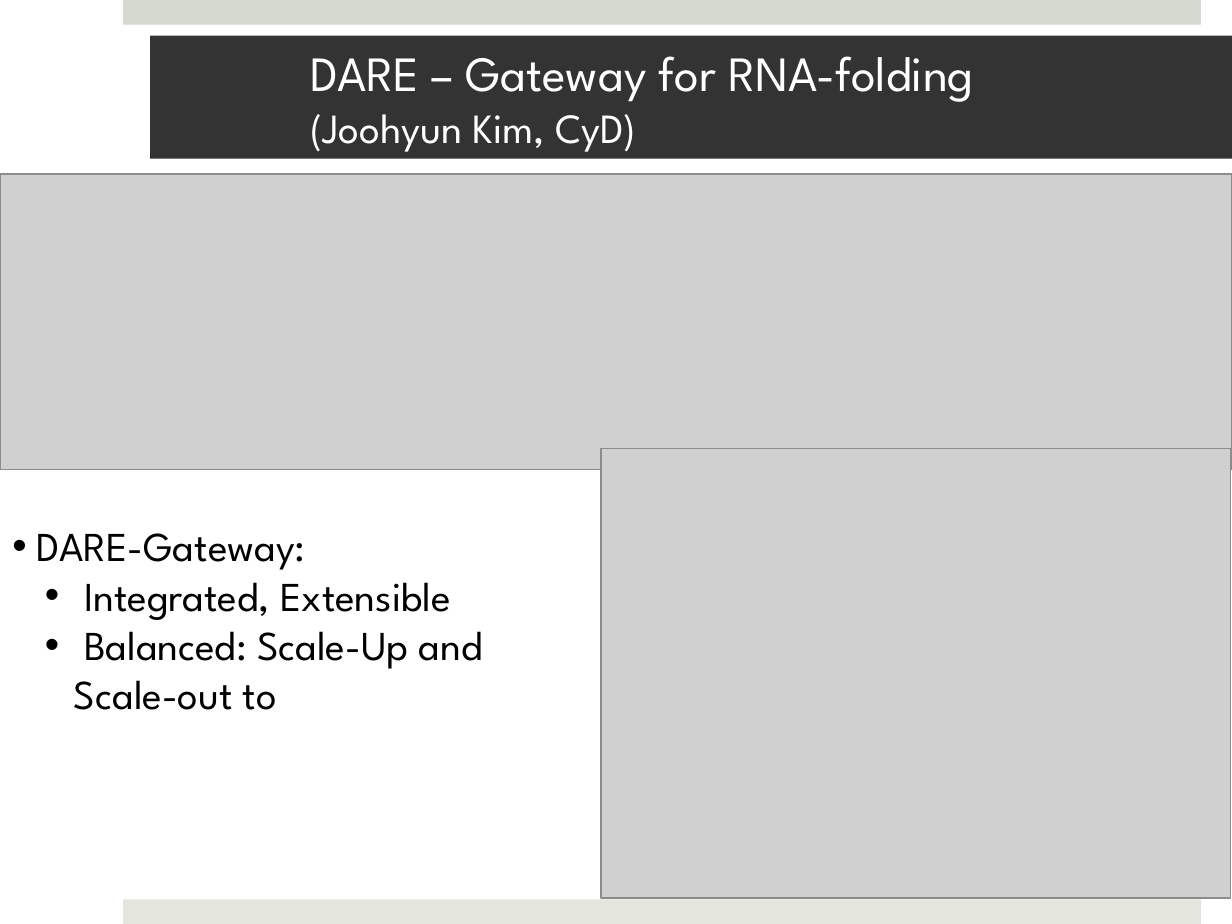
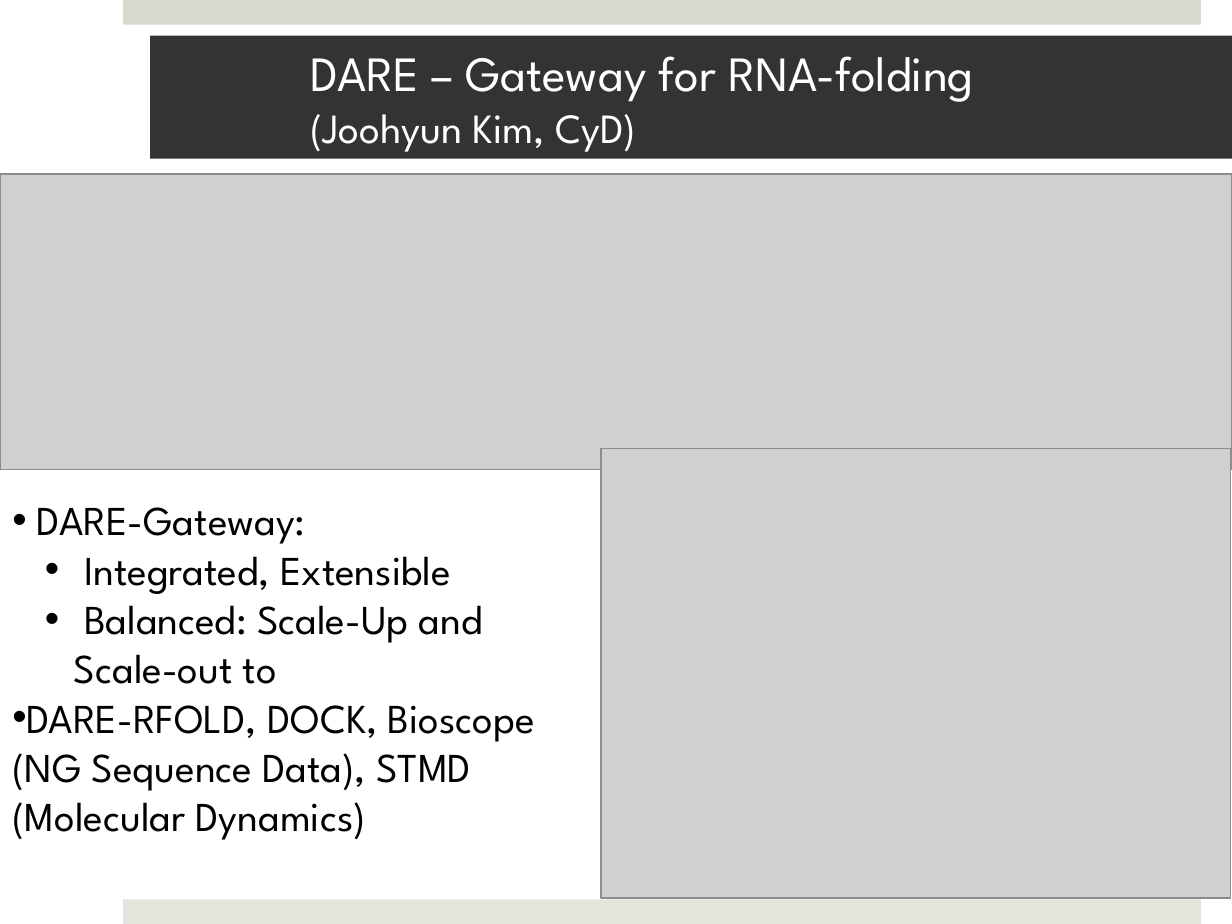
Before and after one commit to saga-project/saga-cpp-legacy-projects, a slide deck: slide 17 of tutorial/general_tutorial/SAGA-Intro-Conclusion.pptx. Drawn at 1232x924 pixels with LibreOffice and Linux fonts; fonts in the diff are those of the drawing; grey boxes stand for pictures; background and template pictures are left out. Boxes give left, top, right and bottom in pixels: in the first picture for what was removed or moved away, otherwise in the second. Text is boxed around its words. In the diff, an @@ line names an element or a change of style, - is before the commit and + after.

```diff
--- a/tutorial/general_tutorial/SAGA-Intro-Conclusion.pptx
+++ b/tutorial/general_tutorial/SAGA-Intro-Conclusion.pptx
@@ text "DARE-Gateway:": place and size @@
-text "DARE-Gateway:" at (37,533,483,710)
+text "DARE-Gateway:" at (12,507,535,840)
@@ text at (12,705,535,840): paragraph added @@
+• DARE-RFOLD, DOCK, Bioscope (NG Sequence Data), STMD (Molecular Dynamics)
```
Also in this commit, not shown: 4 other slides changed, 1 slide added, 1 slide removed, 1 other file.
